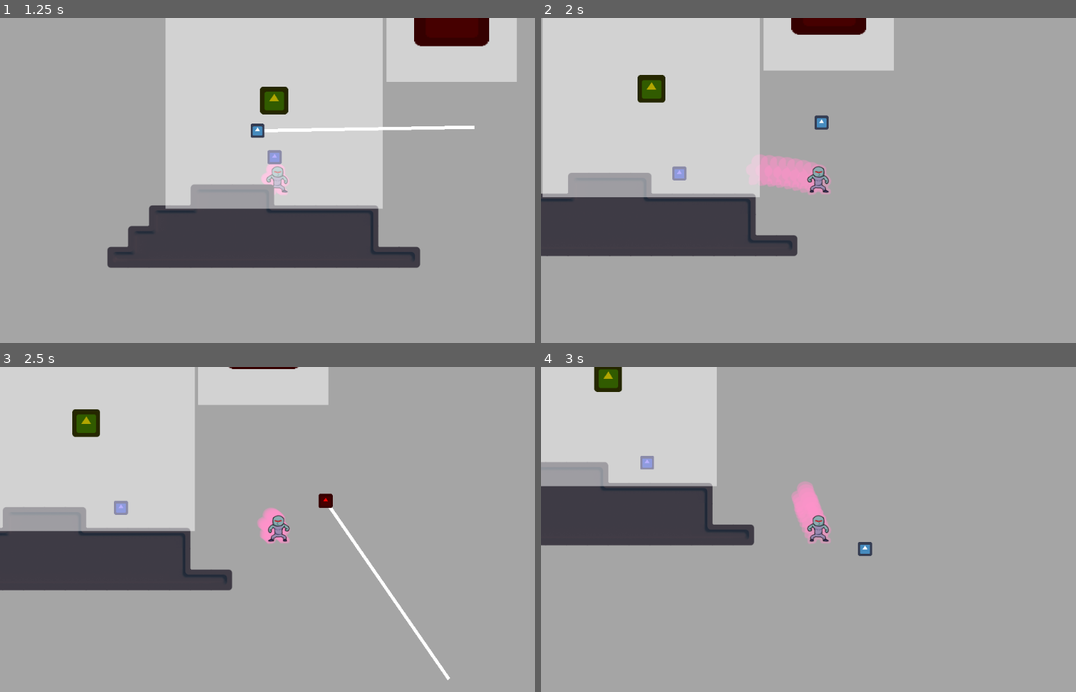
Above: before the commit, frames 1-4 (two rows, left to right).
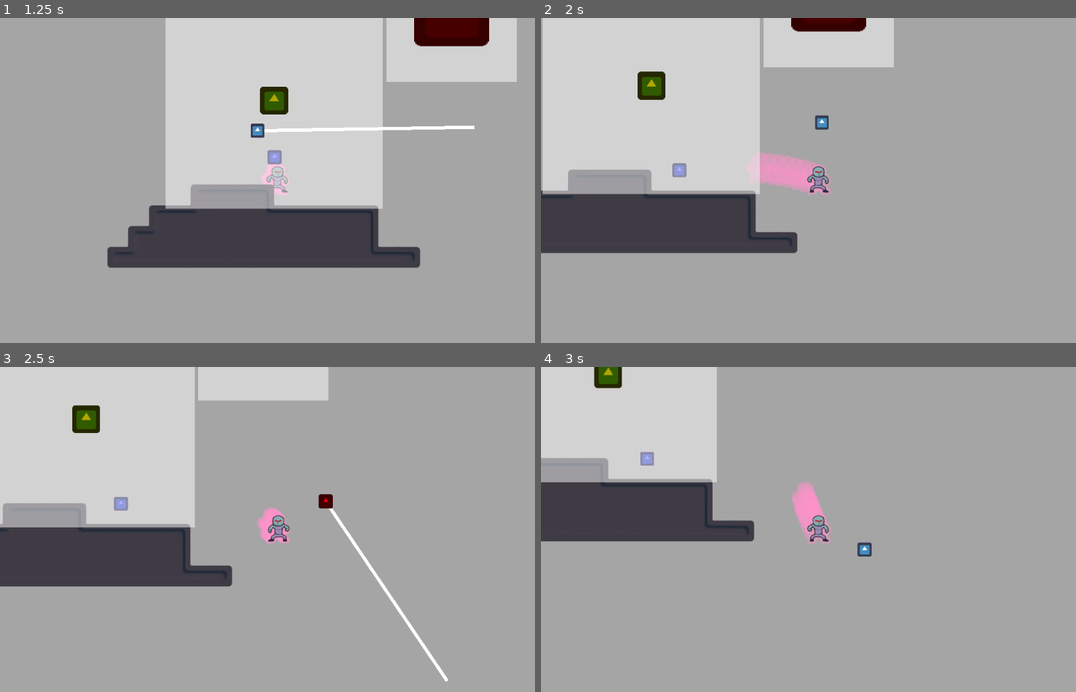
Above: after the commit, the same moments.

Repository: mdrgon1/GWJ-22-Spinzo
Game: Godot game, scene res://Main.tscn
Same seed, same stepped clock (60 frames per second), same inputs: the game is played once before the commit and once after it. The engine's default icon, where the game draws it, is replaced by a stand-in: a white triangle on a blue panel in a dark square.
Inputs:
- Up to frame 1 (1.25 s): hold Right (move_right) from 0.53 s (still down); hold Shift (aim) from 0.53 s (still down); tap W (jump) at 0.77 s
- Up to frame 2 (2 s): keep holding Right (move_right); release Shift (aim) at 1.28 s; tap E (throw_ball) at 1.35 s; tap W (jump) at 1.52 s
- Up to frame 3 (2.5 s): release Right (move_right) at 2.03 s; hold A (move_left) from 2.03 s (still down); hold Shift (aim) from 2.03 s (still down)
- Up to frame 4 (3 s): release A (move_left) at 2.78 s; release Shift (aim) at 2.78 s; hold Right (move_right) from 2.78 s (still down); tap E (throw_ball) at 2.85 s

Frame 1 is identical in both runs. In frame 2, 2.5% of the frame differs, in the area x 0-66%, y 2-74%; in frame 3, 2.9%, in the area x 0-85%, y 0-97%; in frame 4, 1.9%.

Commit message:
fixed stuttering when player changes directions

Diff:
--- a/Project/Player/Movement/Running.gd
+++ b/Project/Player/Movement/Running.gd
@@ -11,7 +11,7 @@
 		owner.sprite.play("Run")
 
 	root_state.target_velocity.x = root_state.get_input_vector().x * root_state.HOR_SPEED #normal movement
-	root_state.velocity.y = 1 # just to keep player in running state
+	root_state.velocity.y = 10 # just to keep player in running state
 
 	if(Input.is_action_pressed("jump")):
 		return "Jumping"
